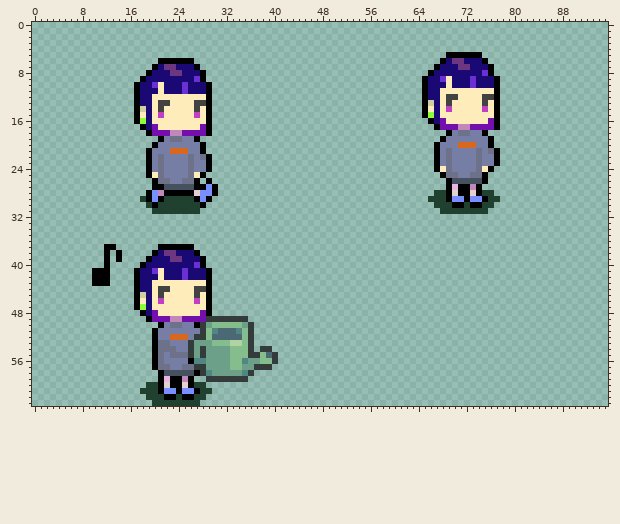
Two versions of one sprite sheet, scene/Player/player.png. The first picture shows the starting point.
The file is 96x64 pixels.
Now the later version:
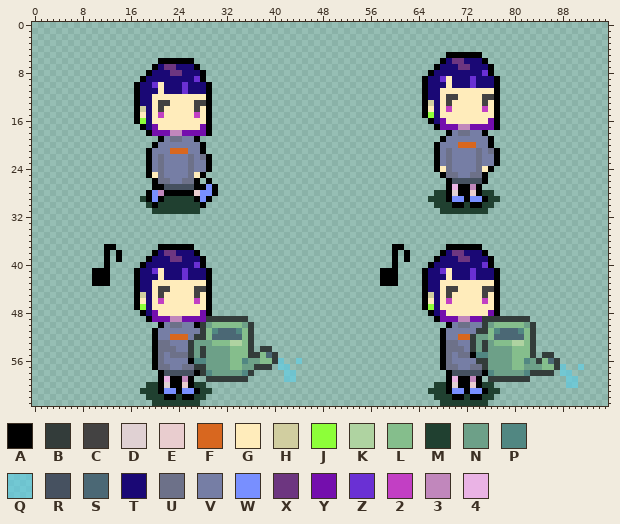
Palette (. is transparent): A #000000  B #333c3a  C #434242  D #e0d1d3  E #e9cdcf  F #d8671f  G #ffecbb  H #d1cea0  J #8dff39  K #afd3a1  L #85be8c  M #204030  N #6da088  P #518782  Q #5fcde4a5  R #465160  S #4b6875  T #1a0875  U #6d7189  V #767ea5  W #788fff  X #6d3680  Y #740ead  Z #6a30d4  2 #c23fc4  3 #c187bc  4 #eab3e5
Diff:
@@ x 39..93 @@
 36 .......................................................
-37 .......................................................
-38 .......................................................
-39 .......................................................
-40 .......................................................
-41 .......................................................
-42 .......................................................
-43 .......................................................
-44 .......................................................
-45 .......................................................
-46 .......................................................
-47 .......................................................
-48 .......................................................
-49 .......................................................
-50 .......................................................
-51 .......................................................
-52 .......................................................
-53 .......................................................
-54 B......................................................
-55 SB.....................................................
-56 LB.....................................................
-57 B......................................................
-58 .......................................................
-59 .......................................................
-60 .......................................................
-61 .......................................................
-62 .......................................................
-63 .......................................................
+37 .....................AA.......AAAAAA...................
+38 .....................A.A.....ATXXTTTA..................
+39 .....................A.A....ATTTXXTTTA.................
+40 .....................A.....ATTTTTTTTZA.................
+41 ...................AAA....ATTZGTTTZTTTA................
+42 ...................AAA....ATTTGTTTZTTTA................
+43 ...................AAA....ATTGGGGGGGGGA................
+44 ..........................ATTGCCGGGGCCA................
+45 ..........................AHTGCGGGGGCGA................
+46 ..........................AGTG2GGGGG2GA................
+47 ..........................AJTGGGGGGGGGA................
+48 ...........................ATYGGGGGGGYA................
+49 ............................AYYY33YYBBBBBBBB...........
+50 ..............................AVUUVVBNLLLLLNB..........
+51 .............................AVVVVVBBLPSSSPLB..........
+52 .............................AVVFFBNNLSSSSSLB..........
+53 .............................AUUVVBNBNLLLKKLB..........
+54 B............................AUUUVBNBNNNNLLLB..........
+55 SB...........................AUVUUAPPNNNNLLLB.BB.......
+56 LBQ..Q.......................AUVVVVBBNNNNLLPNBLSB......
+57 B.QQ.........................AUUVVUUBNNNNLLNNNLLBQ..Q..
+58 ...QQ.........................ARRRRRAPNNNNNPBBBB.QQ....
+59 ...QQ.........................A4AA3A.BBBBBBB......QQ...
+60 ............................MMADAAEAMM............QQ...
+61 ...........................MMMAWWAWWAMM................
+62 ............................MMMAAMAAMM.................
+63 .............................MMMMMMMM..................
Pixel boxes of the changes (left, top, right, bottom) in both pictures:
added: (380, 244, 584, 406)
added: (278, 358, 302, 382)
